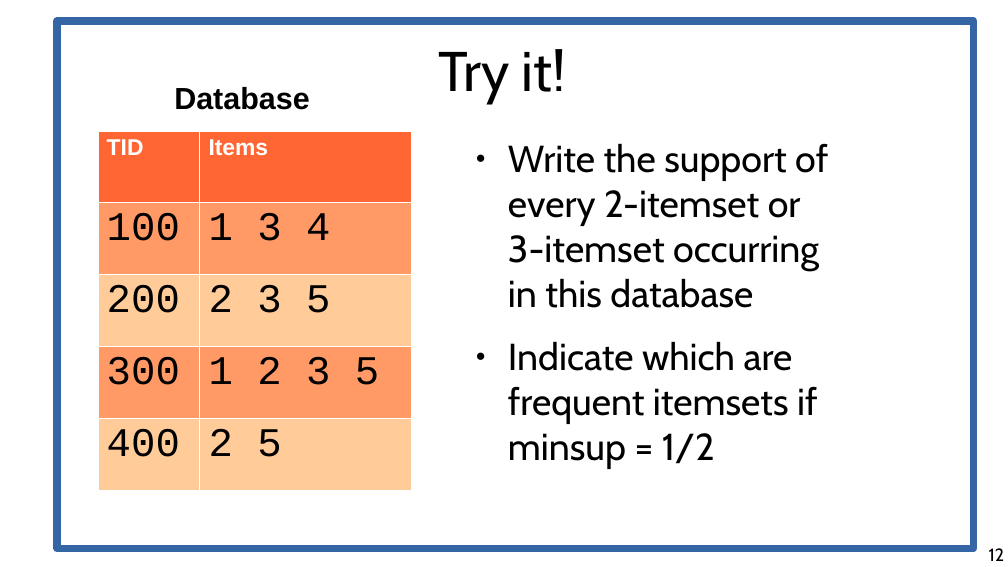
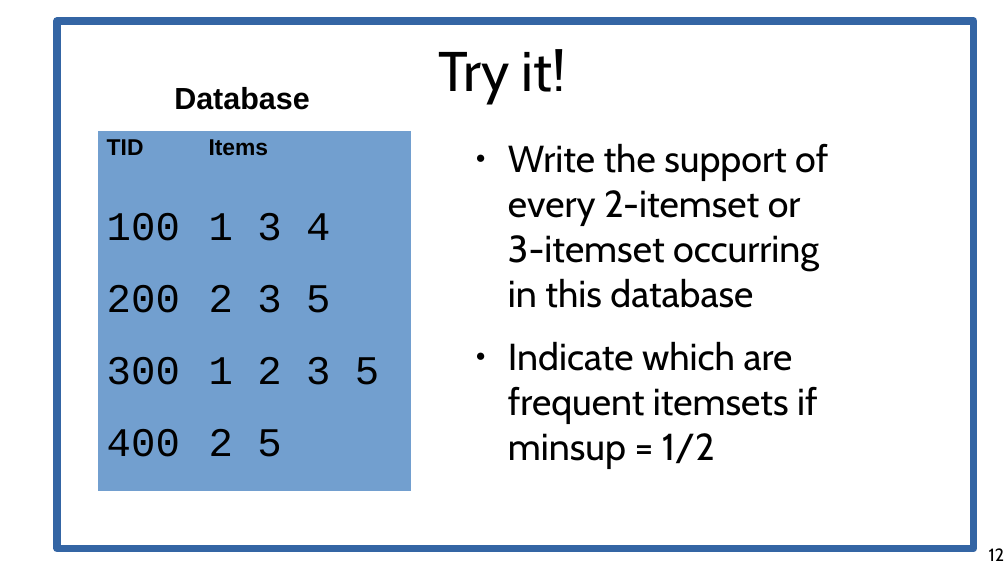
Before and after one commit to marco-calautti/data-mining-course, a slide deck: slide 12 of theory/tt05_itemsets.odp. Drawn at 1008x567 pixels with LibreOffice and Linux fonts; fonts in the diff are those of the drawing. Boxes give left, top, right and bottom in pixels: in the first picture for what was removed or moved away, otherwise in the second. Text is boxed around its words. In the diff, an @@ line names an element or a change of style, - is before the commit and + after.

Commit message:
Done with itemsets

```diff
--- a/theory/tt05_itemsets.odp
+++ b/theory/tt05_itemsets.odp
@@ table at (x1=98, y1=131, x2=411, y2=491) @@
@@ fill #FF6633 to #729FCF in row 1 @@
@@ fill #FF9966 to #729FCF in 4 cells @@
@@ fill #FFCC99 to #729FCF in 4 cells @@
@@ text colour #FFFFFF to #000000 in "TID", "Items" @@
@@ borders changed @@
```
Also in this commit, not shown: 20 other slides changed, 3 slides added.
